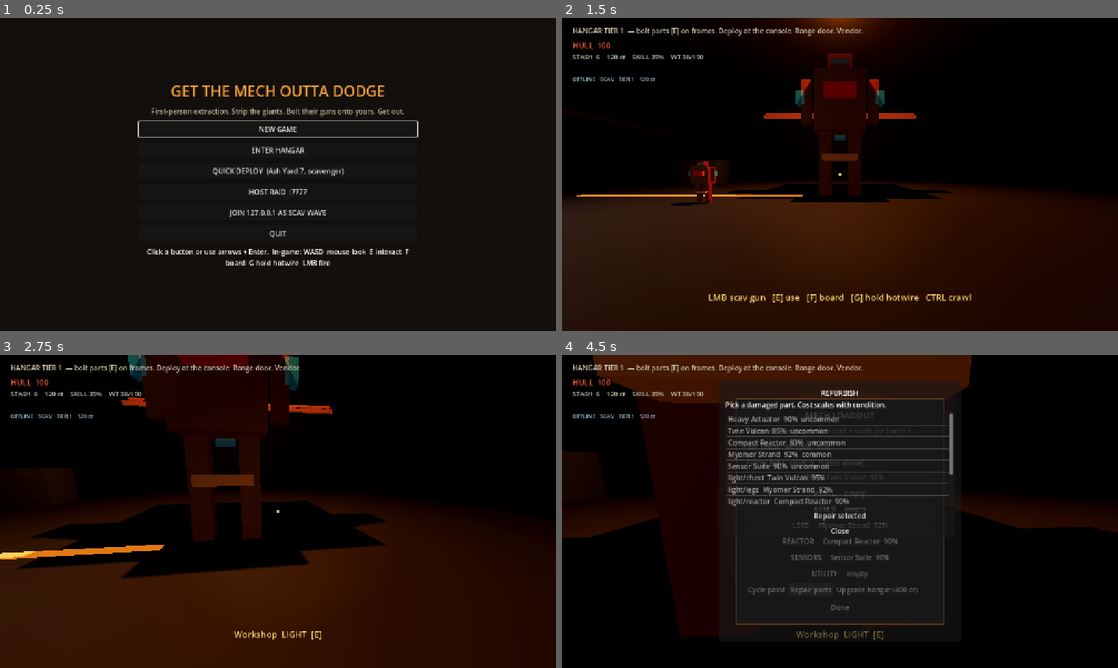
Above: before the commit, frames 1-4 (two rows, left to right).
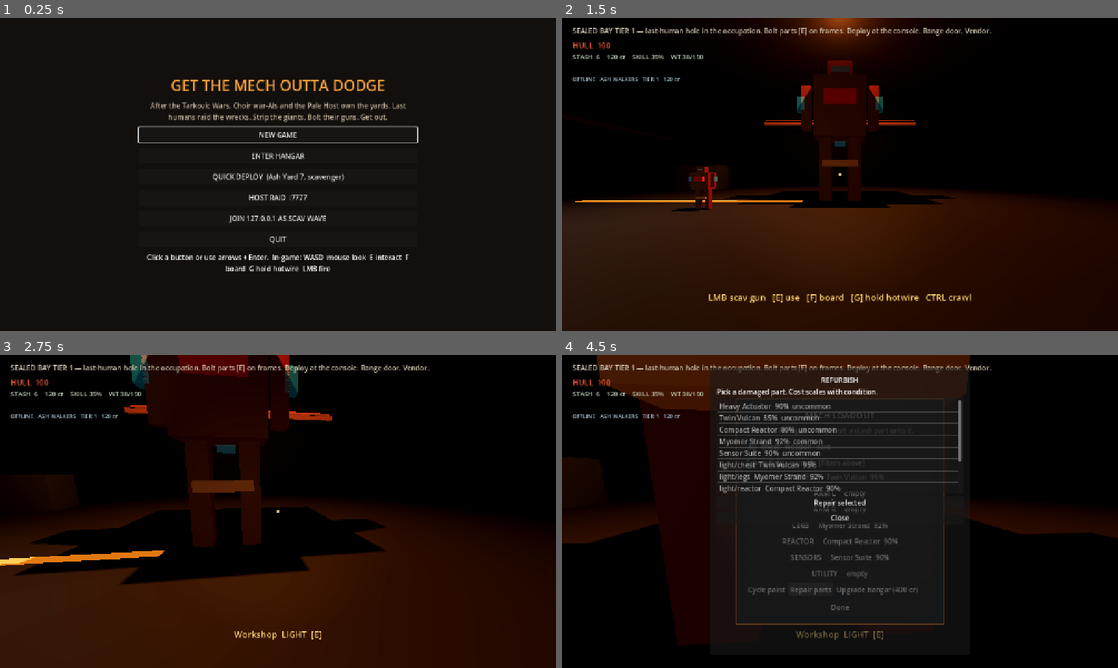
Above: after the commit, the same moments.

Repository: JerkyJesse/OregonGame
Game: Godot game, scene res://scenes/title.tscn
Same seed, same stepped clock (60 frames per second), same inputs: the game is played once before the commit and once after it.
Inputs (mouse positions are in pixels of both pictures, inside the frame that each line leads up to):
- Up to frame 1 (0.25 s): no input
- Up to frame 2 (1.5 s): click "NEW GAME" at 0.5 s; click (840, 133) at 1.25 s, where only the run after the commit has a clickable "NEW GAME"
- Up to frame 3 (2.75 s): tap Enter (deploy) at 2, 2.3 s; move the mouse to (305, 511) at 2.02 s; hold W (move_forward) from 2.03 s (still down); tap F (board) at 2.1 s; click (305, 511) at 2.17 s; tap Space (jump) at 2.27 s
- Up to frame 4 (4.5 s): move the mouse to (812, 511) at 2.77 s; tap Enter (deploy) at 2.85 s; tap Space (jump) at 3.02 s; click (812, 511) at 3.05 s; move the mouse to (851, 505) at 3.52 s; press the mouse at (851, 505) at 3.53 s; tap E (interact) at 3.8 s; release W (move_forward) at 4.25 s; release the mouse at (851, 505) at 4.25 s; click "Repair parts" at 4.25 s

The runs differ from the first frame. In frame 1, 6.4% of the frame differs, in the area x 24-76%, y 19-82%; in frame 2, 5.3%; in frame 3, 7.0%; in frame 4, 8.8%, in the area x 0-100%, y 0-93%.

Commit message:
feat: add Tarkovic Wars occupation backstory
Last-human factions raid Choir and Pale Host yards. WorldLore drives
the New Game crawl, hangar/deploy briefing, and raid flavor copy.

Co-authored-by: JerkyJesse <JerkyJesse@users.noreply.github.com>

Diff:
--- a/actors/machine_base.gd
+++ b/actors/machine_base.gd
@@ -332,7 +332,7 @@
 	_hack += delta * 0.28
 	Fx.play("hack")
 	Hud.set_extract(_hack)
-	Hud.set_prompt("Decrypting core… don't get shot  %.0f%%" % (_hack * 100.0))
+	Hud.set_prompt(WorldLore.decrypting_prompt(_hack * 100.0))
 	get_tree().call_group("heavy_mech", "alert_to", global_position)
 	if _hack >= 1.0:
 		_hack = 0.0
@@ -342,10 +342,10 @@
 		if scav is Scavenger:
 			if RunState.add_carry(part, true):
 				Hud.refresh_carry()
-				Hud.show_banner("Data core in secure slot.")
+				Hud.show_banner(WorldLore.core_secured_banner())
 			elif RunState.add_carry(part):
 				Hud.refresh_carry()
-				Hud.show_banner("Data core — extract it or die trying.")
+				Hud.show_banner(WorldLore.core_carry_banner())
 		return true
 	return false
 
--- a/data/parts/data_core.tres
+++ b/data/parts/data_core.tres
@@ -5,7 +5,7 @@
 [resource]
 script = ExtResource("1_part")
 id = "data_core"
-display_name = "Encrypted Data Core"
+display_name = "Choir Command Shard"
 slot = "utility"
 condition = 1.0
 rarity = "relic"
--- /dev/null
+++ b/data/world_lore.gd
@@ -0,0 +1,172 @@
+class_name WorldLore
+extends RefCounted
+
+## In-game copy for the post-Tarkovic occupation setting.
+## Faction/map IDs stay stable so saves and spawns keep working.
+
+const TITLE := "GET THE MECH OUTTA DODGE"
+const TAGLINE := "After the Tarkovic Wars, Choir war-AIs and the Pale Host own the yards. Last humans raid the wrecks. Strip the giants. Bolt their guns. Get out."
+const CRAWL_HINT := "Click, Enter, or Escape to continue."
+
+
+static func crawl_text() -> String:
+	return "\n\n".join([
+		"AFTER THE TARKOVIC WARS",
+		"The corridor burned until command handed kill-authority to the war AIs. The machines ended the war by ending human command.",
+		"They still walk the yards in scavenged frames. We call them the Choir.",
+		"The Pale Host came with the collapse. They seeded the air. Open exposure kills. Sealed steel does not.",
+		"Occupation walkers and feral husks own the wreckage. The last human factions raid those yards for parts, cores, and enough steel to stay breathing.",
+		"They still shoot each other. Trust is scarcer than plating.",
+		"Get the mech. Get outta Dodge.",
+	])
+
+
+static func faction_name(id: String) -> String:
+	match id:
+		"corporate":
+			return "Helix Compact"
+		"remnant":
+			return "3rd Sealed Corps"
+		"warlord":
+			return "Breaker Courts"
+		_:
+			return "Ash Walkers"
+
+
+static func faction_creed(id: String) -> String:
+	match id:
+		"corporate":
+			return "Hoard the cores. Still think they can buy the occupation off."
+		"remnant":
+			return "Tarkovic military leftover. Doctrine, sealed bunkers, old actuators."
+		"warlord":
+			return "Independent khans who seized the machines and the extract routes."
+		_:
+			return "Live off wrecks. No flag worth dying for."
+
+
+static func map_title(id: String) -> String:
+	if id == "pipeline":
+		return "Pipeline Cut"
+	return "Ash Yard 7"
+
+
+static func map_briefing(id: String) -> String:
+	if id == "pipeline":
+		return "Sealed atmosphere-and-fuel spine the occupation still uses. Catwalks above, Choir husks below."
+	return "Former Tarkovic marshalling yard. Choir husks and Pale weather. Loot the wreck, strip the dead, bolt a gun, extract."
+
+
+static func mode_title(id: String) -> String:
+	match id:
+		"scav_wave":
+			return "Scav Wave"
+		"late_drop":
+			return "Late Drop"
+		_:
+			return "Combat"
+
+
+static func mode_blurb(id: String) -> String:
+	match id:
+		"scav_wave":
+			return "Post-battle strip. Wrecks everywhere. Rival husks. Pale weather closing."
+		"late_drop":
+			return "You arrived after the giants already died. Grab and go."
+		_:
+			return "Live occupation fight. Walkers on patrol. Extract under fire."
+
+
+static func deploy_briefing(map_id: String, mode: String, faction: String) -> String:
+	return "%s — %s\n%s\n%s\n%s — %s" % [
+		map_title(map_id).to_upper(),
+		mode_title(mode),
+		map_briefing(map_id),
+		mode_blurb(mode),
+		faction_name(faction).to_upper(),
+		faction_creed(faction),
+	]
+
+
+static func hangar_objective(tier: int) -> String:
+	return "SEALED BAY TIER %d — last-human hole in the occupation. Bolt parts [E] on frames. Deploy at the console. Range door. Vendor." % tier
+
+
+static func raid_objective(map_id: String, mode: String) -> String:
+	if mode == "scav_wave":
+		return "SCAV WAVE — wrecks everywhere. Choir husks. Pale weather closing."
+	if mode == "late_drop":
+		return "LATE DROP — occupation fight already spent. Grab and go."
+	if map_id == "pipeline":
+		return "PIPELINE CUT — catwalks above, husks below. Strip, bolt, extract."
+	return "ASH YARD 7 — loot the wreck, strip the dead medium, bolt a gun, extract."
+
+
+static func ash_progress_objective(kind: String) -> String:
+	match kind:
+		"bolted":
+			return "GUN BOLTED — board the light [E]/[F] or run to a green extract and hold [E]."
+		"carrying_gun":
+			return "Carry a gun — look at the parked LIGHT and bolt it [E]."
+		"loot":
+			return "Loot in bag — strip a weapon off the dead MEDIUM, or extract now."
+		_:
+			return raid_objective("ash_yard", "combat")
+
+
+static func storm_banner() -> String:
+	return "PALE WEATHER — get inside the green ring"
+
+
+static func incoming_heavy_banner() -> String:
+	return "Occupation walker inbound."
+
+
+static func machine_down_banner() -> String:
+	return "Occupation walker down — strip it."
+
+
+static func peer_drop_banner(peer_id: int) -> String:
+	return "Human dropped in (peer %d)." % peer_id
+
+
+static func vendor_label() -> String:
+	return "Yard stall  [E]  junk + paints for sealed-bay survivors (no combat gear P2W)"
+
+
+static func vendor_blurb() -> String:
+	return "Yard stall. Junk and paints for last-human bays. No occupation guns. No pay-to-win."
+
+
+static func data_core_label(taken: bool) -> String:
+	if taken:
+		return "Shard socket empty"
+	return "Hack Choir shard  [E] hold  — you are exposed"
+
+
+static func decrypting_prompt(pct: float) -> String:
+	return "Decrypting Choir shard… don't get shot  %.0f%%" % pct
+
+
+static func core_secured_banner() -> String:
+	return "Choir shard in secure slot."
+
+
+static func core_carry_banner() -> String:
+	return "Choir shard — extract it or die trying."
+
+
+static func payload_need_prompt() -> String:
+	return "PAYLOAD LZ — need a Choir shard"
+
+
+static func extracted_banner() -> String:
+	return "A human extracted."
+
+
+static func deploy_console_label() -> String:
+	return "Deploy  [E] — choose scale, yard, faction"
+
+
+static func bay_hack_label() -> String:
+	return "Hold-hack Choir shard (exposed)"
--- a/project.godot
+++ b/project.godot
@@ -15,7 +15,7 @@
 [application]
 
 config/name="GetTheMechOuttaDodge"
-config/description="First-person mech extraction shooter. Scavenge, bolt, extract."
+config/description="After the Tarkovic Wars. Last humans raid occupation yards. Scavenge, bolt, extract."
 run/main_scene="res://scenes/title.tscn"
 config/features=PackedStringArray("4.7", "Forward Plus")
 config/icon="res://icon.svg"
--- a/scripts/hangar.gd
+++ b/scripts/hangar.gd
@@ -14,7 +14,7 @@
 	RunState.in_raid = false
 	Hud.enter_gameplay()
 	Hud.reset_for_scene()
-	Hud.set_objective("HANGAR TIER %d  — bolt parts [E] on frames. Deploy at the console. Range door. Vendor." % RunState.hangar_tier)
+	Hud.set_objective(WorldLore.hangar_objective(RunState.hangar_tier))
 	Hud.refresh_carry()
 	_lights()
 	if has_node("WorldEnvironment"):
--- a/scripts/raid_director.gd
+++ b/scripts/raid_director.gd
@@ -16,14 +16,7 @@
 	RunState.begin_raid()
 	Hud.enter_gameplay()
 	Hud.reset_for_scene()
-	var obj := "ASH YARD 7 — loot the wreck, strip the dead medium, bolt a gun, extract."
-	if map_id == "pipeline":
-		obj = "PIPELINE CUT — catwalks above, scavs below. Strip, bolt, extract."
-	if RunState.raid_mode == "scav_wave":
-		obj = "SCAV WAVE — wrecks everywhere. Rival scavs. Storm closing."
-	elif RunState.raid_mode == "late_drop":
-		obj = "LATE DROP — battlefield already hot. Grab and go."
-	Hud.set_objective(obj)
+	Hud.set_objective(WorldLore.raid_objective(map_id, RunState.raid_mode))
 	Hud.set_health(RunState.health)
 	Hud.refresh_carry()
 	if world.has_node("WorldEnvironment"):
@@ -46,7 +39,7 @@
 	if NetSession.is_online() and NetSession.is_host():
 		world.multiplayer.peer_connected.connect(func(id: int) -> void:
 			_spawn_proxy(world, id)
-			Hud.show_banner("Scavenger dropped in (peer %d)." % id)
+			Hud.show_banner(WorldLore.peer_drop_banner(id))
 		)
 
 
@@ -78,13 +71,13 @@
 		if bool(part.get("is_weapon", false)):
 			carrying_gun = true
 	if bolted:
-		Hud.set_objective("GUN BOLTED — board the light [E]/[F] or run to a green extract and hold [E].")
+		Hud.set_objective(WorldLore.ash_progress_objective("bolted"))
 	elif carrying_gun:
-		Hud.set_objective("Carry a gun — look at the parked LIGHT and bolt it [E].")
+		Hud.set_objective(WorldLore.ash_progress_objective("carrying_gun"))
 	elif RunState.raid_carry.size() > 0:
-		Hud.set_objective("Loot in bag — strip a weapon off the dead MEDIUM, or extract now.")
+		Hud.set_objective(WorldLore.ash_progress_objective("loot"))
 	else:
-		Hud.set_objective("ASH YARD 7 — loot the burnt wreck, strip the dead medium, bolt a gun, extract.")
+		Hud.set_objective(WorldLore.raid_objective("ash_yard", RunState.raid_mode))
 
 
 static func _setup_existing(world: Node3D) -> void:
@@ -210,7 +203,7 @@
 		world.get_tree().create_timer(90.0).timeout.connect(func() -> void:
 			if not is_instance_valid(world):
 				return
-			Hud.show_banner("Incoming heavy reinforcement.")
+			Hud.show_banner(WorldLore.incoming_heavy_banner())
 			Fx.play("alarm")
 			var extra: Node3D = HEAVY_SCENE.instantiate()
 			extra.position = Vector3(-30, 0, -24)
@@ -314,7 +307,7 @@
 	wreck.set("extra_ids", PackedStringArray(["heavy_plating", "missile_pod"]))
 	world.add_child(wreck)
 	wreck.global_position = Vector3(pos.x, 0.0, pos.z)
-	Hud.show_banner("Machine down — strip it.")
+	Hud.show_banner(WorldLore.machine_down_banner())
 	RunState.heavy_engaged = true
 
 
--- a/scripts/title.gd
+++ b/scripts/title.gd
@@ -1,4 +1,7 @@
 extends Control
+
+var _crawl_layer: Control
+var _leaving := false
 
 
 func _enter_tree() -> void:
@@ -31,14 +34,14 @@
 	v.mouse_filter = Control.MOUSE_FILTER_STOP
 	center.add_child(v)
 	var title := Label.new()
-	title.text = "GET THE MECH OUTTA DODGE"
+	title.text = WorldLore.TITLE
 	title.horizontal_alignment = HORIZONTAL_ALIGNMENT_CENTER
 	title.add_theme_font_size_override("font_size", 34)
 	title.add_theme_color_override("font_color", Color(0.95, 0.62, 0.22))
 	title.mouse_filter = Control.MOUSE_FILTER_IGNORE
 	v.add_child(title)
 	var sub := Label.new()
-	sub.text = "First-person extraction. Strip the giants. Bolt their guns onto yours. Get out."
+	sub.text = WorldLore.TAGLINE
 	sub.autowrap_mode = TextServer.AUTOWRAP_WORD
 	sub.horizontal_alignment = HORIZONTAL_ALIGNMENT_CENTER
 	sub.add_theme_color_override("font_color", Color(0.78, 0.72, 0.62))
@@ -69,6 +72,8 @@
 func _focus_menu() -> void:
 	Hud.freeze_for_title()
 	Input.mouse_mode = Input.MOUSE_MODE_VISIBLE
+	if _crawl_layer != null:
+		return
 	for child in get_children():
 		if child is CenterContainer:
 			for box in child.get_children():
@@ -80,6 +85,78 @@
 
 
 func _new_game() -> void:
+	_show_crawl()
+
+
+func _show_crawl() -> void:
+	if _crawl_layer != null:
+		return
+	_crawl_layer = Control.new()
+	_crawl_layer.set_anchors_and_offsets_preset(Control.PRESET_FULL_RECT)
+	_crawl_layer.mouse_filter = Control.MOUSE_FILTER_STOP
+	_crawl_layer.gui_input.connect(_on_crawl_gui)
+	add_child(_crawl_layer)
+	var bg := ColorRect.new()
+	bg.color = Color(0.05, 0.04, 0.03, 0.97)
+	bg.set_anchors_and_offsets_preset(Control.PRESET_FULL_RECT)
+	bg.mouse_filter = Control.MOUSE_FILTER_IGNORE
+	_crawl_layer.add_child(bg)
+	var center := CenterContainer.new()
+	center.set_anchors_and_offsets_preset(Control.PRESET_FULL_RECT)
+	center.mouse_filter = Control.MOUSE_FILTER_IGNORE
+	_crawl_layer.add_child(center)
+	var v := VBoxContainer.new()
+	v.custom_minimum_size = Vector2(720, 0)
+	v.add_theme_constant_override("separation", 16)
+	v.mouse_filter = Control.MOUSE_FILTER_IGNORE
+	center.add_child(v)
+	var head := Label.new()
+	head.text = WorldLore.TITLE
+	head.horizontal_alignment = HORIZONTAL_ALIGNMENT_CENTER
+	head.add_theme_font_size_override("font_size", 28)
+	head.add_theme_color_override("font_color", Color(0.95, 0.62, 0.22))
+	head.mouse_filter = Control.MOUSE_FILTER_IGNORE
+	v.add_child(head)
+	var body := Label.new()
+	body.text = WorldLore.crawl_text()
+	body.autowrap_mode = TextServer.AUTOWRAP_WORD
+	body.horizontal_alignment = HORIZONTAL_ALIGNMENT_CENTER
+	body.add_theme_color_override("font_color", Color(0.82, 0.76, 0.66))
+	body.mouse_filter = Control.MOUSE_FILTER_IGNORE
+	v.add_child(body)
+	var hint := Label.new()
+	hint.text = WorldLore.CRAWL_HINT
+	hint.horizontal_alignment = HORIZONTAL_ALIGNMENT_CENTER
+	hint.add_theme_color_override("font_color", Color(0.62, 0.56, 0.48))
+	hint.mouse_filter = Control.MOUSE_FILTER_IGNORE
+	v.add_child(hint)
+	var go := Button.new()
+	go.text = "CONTINUE"
+	go.custom_minimum_size = Vector2(0, 36)
+	go.pressed.connect(_finish_crawl)
+	v.add_child(go)
+	go.grab_focus()
+
+
+func _on_crawl_gui(event: InputEvent) -> void:
+	if event is InputEventMouseButton:
+		var mouse := event as InputEventMouseButton
+		if mouse.pressed and mouse.button_index == MOUSE_BUTTON_LEFT:
+			_finish_crawl()
+
+
+func _unhandled_input(event: InputEvent) -> void:
+	if _crawl_layer == null:
+		return
+	if event.is_action_pressed("ui_accept") or event.is_action_pressed("ui_cancel"):
+		_finish_crawl()
+		get_viewport().set_input_as_handled()
+
+
+func _finish_crawl() -> void:
+	if _leaving:
+		return
+	_leaving = true
 	RunState.new_game()
 	get_tree().change_scene_to_file("res://scenes/hangar.tscn")
 
--- a/ui/hud.gd
+++ b/ui/hud.gd
@@ -126,7 +126,7 @@
 	else:
 		_timer.visible = false
 	if _net:
-		_net.text = "%s   %s   TIER %d   %d cr" % [NetSession.status_text(), RunState.faction.to_upper(), RunState.hangar_tier, RunState.credits]
+		_net.text = "%s   %s   TIER %d   %d cr" % [NetSession.status_text(), WorldLore.faction_name(RunState.faction).to_upper(), RunState.hangar_tier, RunState.credits]
 
 
 func reset_for_scene() -> void:
@@ -228,7 +228,7 @@
 		_bay.queue_free()
 	_bay = _panel("STRIP / BOLT  %s" % str(mech.get("scale_id")).to_upper())
 	add_child(_bay)
-	var box: VBoxContainer = _bay.get_node("M/V")
+	var box: VBoxContainer = _bay.get_node("M/S/V")
 	_add_label(box, "Look-free wreck workbench. Strip parts into carry, then bolt them onto another frame.")
 	var pack: Variant = mech.get("equipped")
 	var equipped: Dictionary = pack if pack is Dictionary else {}
@@ -254,7 +254,7 @@
 		box.add_child(row)
 	if not bool(mech.get("core_taken")):
 		var hack := Button.new()
-		hack.text = "Hold-hack data core (exposed)"
+		hack.text = WorldLore.bay_hack_label()
 		hack.button_down.connect(_bay_hack_start)
 		box.add_child(hack)
 	if str(mech.get("scale_id")) == "heavy":
@@ -503,7 +503,7 @@
 		_repair.queue_free()
 	_repair = _panel("REFURBISH")
 	add_child(_repair)
-	var box: VBoxContainer = _repair.get_node("M/V")
+	var box: VBoxContainer = _repair.get_node("M/S/V")
 	_repair_uids.clear()
 	_add_label(box, "Pick a damaged part. Cost scales with condition.")
 	var list := ItemList.new()
@@ -616,7 +616,13 @@
 		_deploy.queue_free()
 	_deploy = _panel("DEPLOY")
 	add_child(_deploy)
-	var box: VBoxContainer = _deploy.get_node("M/V")
+	var box: VBoxContainer = _deploy.get_node("M/S/V")
+	var brief := Label.new()
+	brief.name = "Briefing"
+	brief.autowrap_mode = TextServer.AUTOWRAP_WORD
+	brief.custom_minimum_size = Vector2(500, 0)
+	brief.add_theme_color_override("font_color", Color(0.78, 0.72, 0.62))
+	box.add_child(brief)
 	_add_label(box, "Scale")
 	for s in ["scavenger", "light", "armor", "medium", "heavy", "vehicle"]:
 		var b := Button.new()
@@ -628,18 +634,18 @@
 	_add_label(box, "Raid mode")
 	for m in ["combat", "scav_wave", "late_drop"]:
 		var b := Button.new()
-		b.text = m.replace("_", " ").capitalize()
+		b.text = WorldLore.mode_title(m)
 		b.pressed.connect(_pick_mode.bind(m))
 		box.add_child(b)
-	_add_label(box, "Map / faction")
+	_add_label(box, "Yard / faction")
 	for m in ["ash_yard", "pipeline"]:
 		var b := Button.new()
-		b.text = m.replace("_line", " ").replace("_", " ").capitalize()
+		b.text = WorldLore.map_title(m)
 		b.pressed.connect(_pick_map.bind(m))
 		box.add_child(b)
 	for f in RunState.FACTIONS:
 		var b := Button.new()
-		b.text = "Faction: " + f
+		b.text = WorldLore.faction_name(f)
 		b.pressed.connect(_pick_faction.bind(f))
 		box.add_child(b)
 	var host := Button.new()
@@ -658,27 +664,40 @@
 	close.text = "Close"
 	close.pressed.connect(close_all_ui)
 	box.add_child(close)
+	_refresh_deploy_briefing()
+
+
+func _refresh_deploy_briefing() -> void:
+	if _deploy == null or not is_instance_valid(_deploy):
+		return
+	var brief: Label = _deploy.get_node_or_null("M/S/V/Briefing") as Label
+	if brief:
+		brief.text = WorldLore.deploy_briefing(RunState.raid_map, RunState.raid_mode, RunState.faction)
 
 
 func _pick_scale(s: String) -> void:
 	RunState.deploy_scale = s
 	show_banner("Deploy as %s" % s)
+	_refresh_deploy_briefing()
 
 
 func _pick_mode(m: String) -> void:
 	RunState.raid_mode = m
-	show_banner("Mode %s" % m)
+	show_banner("Mode %s" % WorldLore.mode_title(m))
+	_refresh_deploy_briefing()
 
 
 func _pick_map(m: String) -> void:
 	RunState.raid_map = m
-	show_banner("Map %s" % m)
+	show_banner("Yard %s" % WorldLore.map_title(m))
+	_refresh_deploy_briefing()
 
 
 func _pick_faction(f: String) -> void:
 	RunState.faction = f
-	show_banner("Faction %s" % f)
+	show_banner("Faction %s" % WorldLore.faction_name(f))
 	RunState.save_state()
+	_refresh_deploy_briefing()
 
 
 func _host() -> void:
@@ -718,8 +737,8 @@
 		_vendor.queue_free()
 	_vendor = _panel("VENDOR")
 	add_child(_vendor)
-	var box: VBoxContainer = _vendor.get_node("M/V")
-	_add_label(box, "Cosmetics and junk only. No pay-to-win guns.")
+	var box: VBoxContainer = _vendor.get_node("M/S/V")
+	_add_label(box, WorldLore.vendor_blurb())
 	var offers := [
 		["armor_plate", 25],
 		["myomer_strand", 30],
@@ -760,10 +779,10 @@
 func _panel(title: String) -> PanelContainer:
 	var p := PanelContainer.new()
 	p.set_anchors_preset(Control.PRESET_CENTER)
-	p.offset_left = -280
-	p.offset_top = -300
-	p.offset_right = 280
-	p.offset_bottom = 300
+	p.offset_left = -300
+	p.offset_top = -330
+	p.offset_right = 300
+	p.offset_bottom = 330
 	var m := MarginContainer.new()
 	m.name = "M"
 	m.add_theme_constant_override("margin_left", 16)
@@ -771,9 +790,16 @@
 	m.add_theme_constant_override("margin_top", 16)
 	m.add_theme_constant_override("margin_bottom", 16)
 	p.add_child(m)
+	var scroll := ScrollContainer.new()
+	scroll.name = "S"
+	scroll.horizontal_scroll_mode = ScrollContainer.SCROLL_MODE_DISABLED
+	scroll.custom_minimum_size = Vector2(520, 580)
+	m.add_child(scroll)
 	var v := VBoxContainer.new()
 	v.name = "V"
-	m.add_child(v)
+	v.size_flags_horizontal = Control.SIZE_EXPAND_FILL
+	v.custom_minimum_size = Vector2(520, 0)
+	scroll.add_child(v)
 	var t := Label.new()
 	t.text = title
 	t.horizontal_alignment = HORIZONTAL_ALIGNMENT_CENTER
--- a/world/data_core_port.gd
+++ b/world/data_core_port.gd
@@ -16,8 +16,8 @@
 
 func get_interact_label() -> String:
 	if taken:
-		return "Core socket empty"
-	return "Hack data core  [E] hold  — you are exposed"
+		return WorldLore.data_core_label(true)
+	return WorldLore.data_core_label(false)
 
 
 func interact(actor: Node) -> void:
--- a/world/deploy_console.gd
+++ b/world/deploy_console.gd
@@ -8,7 +8,7 @@
 
 
 func get_interact_label() -> String:
-	return "Deploy  [E] — choose scale, map, raid mode"
+	return WorldLore.deploy_console_label()
 
 
 func interact(_actor: Node) -> void:
--- a/world/extract_zone.gd
+++ b/world/extract_zone.gd
@@ -62,7 +62,7 @@
 	if _inside.is_empty() or Hud.ui_busy:
 		return
 	if extract_type == "payload" and not _has_payload():
-		Hud.set_prompt("PAYLOAD LZ — need a data core")
+		Hud.set_prompt(WorldLore.payload_need_prompt())
 		return
 	if extract_type == "vehicle" and not _has_hauler():
 		Hud.set_prompt("VEHICLE LZ — board the hauler")
@@ -96,7 +96,7 @@
 @rpc("any_peer", "reliable")
 func _rpc_extract() -> void:
 	if NetSession.is_host():
-		Hud.show_banner("A scavenger extracted.")
+		Hud.show_banner(WorldLore.extracted_banner())
 
 
 func _has_payload() -> bool:
--- a/world/toxic_storm.gd
+++ b/world/toxic_storm.gd
@@ -54,7 +54,7 @@
 				elif n.is_in_group("machine"):
 					n.call("take_damage", 8.0 * delta)
 				if _warn <= 0.0:
-					Hud.show_banner("TOXIC STORM — get inside the green ring")
+					Hud.show_banner(WorldLore.storm_banner())
 					_warn = 2.4
 
 
--- a/world/vendor.gd
+++ b/world/vendor.gd
@@ -9,7 +9,7 @@
 
 
 func get_interact_label() -> String:
-	return "Yard vendor  [E]  junk parts + paints  (no combat gear P2W)"
+	return WorldLore.vendor_label()
 
 
 func interact(_actor: Node) -> void:
Not shown, changed: GetTheMechOuttaDodge.txt
Not shown, added: data/world_lore.gd.uid
